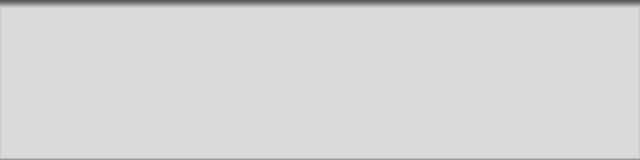
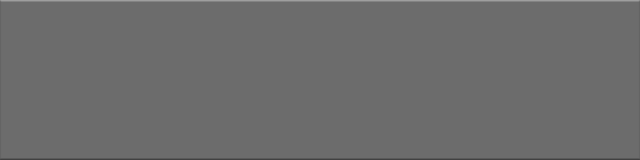
Revision of a layered 640px x 160px image; what changed, layer by layer:
hid "Shadow" over [0, 0, 640, 8]
hid "Next" over [0, 0, 640, 160]
showed "Completed" over [0, 0, 640, 160]
